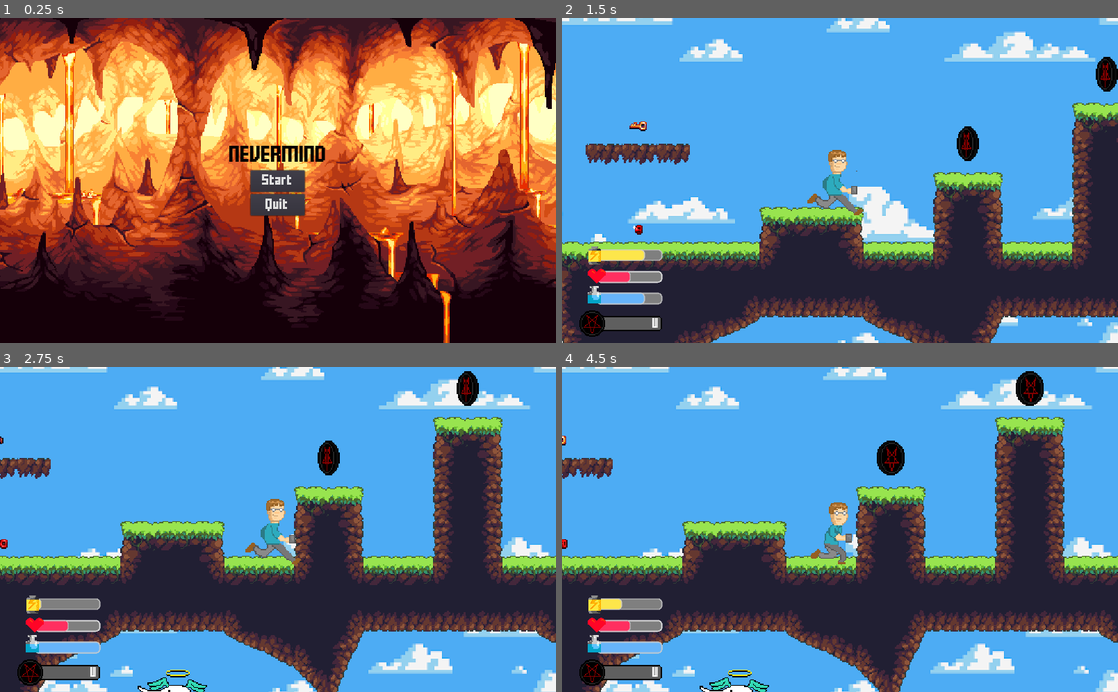
Above: before the commit, frames 1-4 (two rows, left to right).
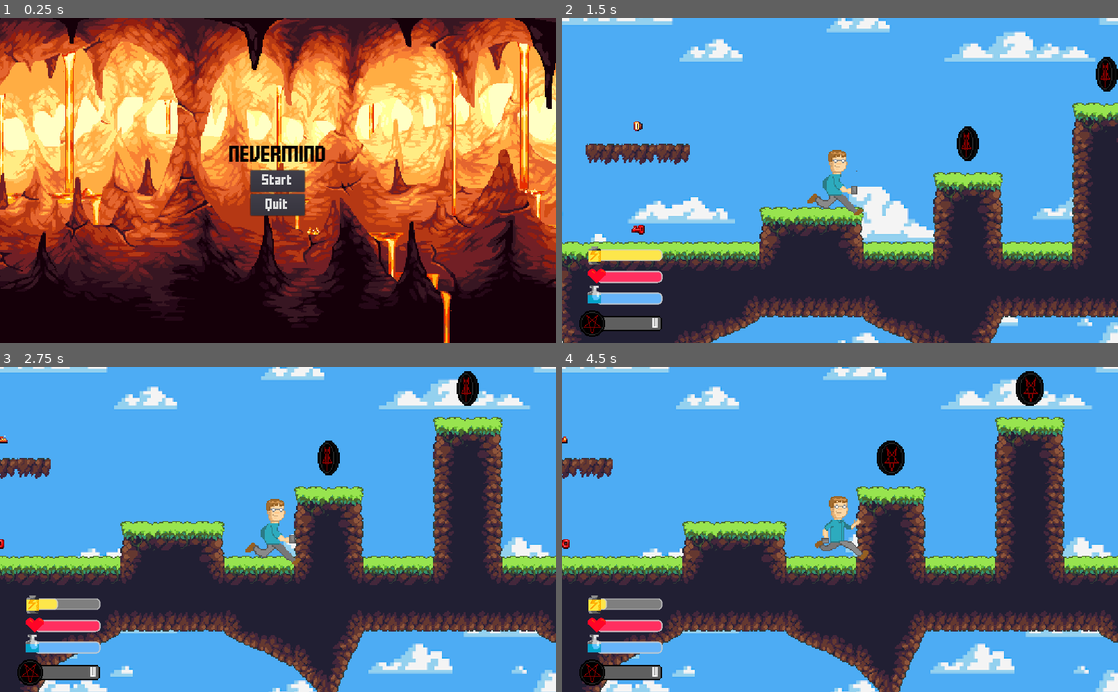
Above: after the commit, the same moments.

Repository: davida326/Nevermind
Game: Godot game, scene res://scenes/start_menu.tscn
Two runs of this game, one before a commit and one after it. Both use one fixed random seed, a clock stepped at 60 frames per second and the inputs below.
Inputs (mouse positions are in pixels of both pictures, inside the frame that each line leads up to):
- Up to frame 1 (0.25 s): no input
- Up to frame 2 (1.5 s): click "Start" at 0.5 s; move the mouse to (962, 164) at 1.27 s; hold D (ui_right) from 1.28 s (still down)
- Up to frame 3 (2.75 s): keep holding D (ui_right); tap Space (ui_accept) at 1.52, 2.27 s; move the mouse to (166, 545) at 2.02 s
- Up to frame 4 (4.5 s): move the mouse to (895, 458) at 2.77 s; release D (ui_right) at 2.78 s; hold A (ui_left) 2.78-3.53 s; move the mouse to (812, 594) at 3.52 s; hold D (ui_right) from 3.53 s (still down); tap Space (ui_accept) at 3.77 s; move the mouse to (1006, 578) at 4.27 s

The runs differ from the first frame. In frame 1, 1.5% of the frame differs, in the area x 0-100%, y 7-100%; in frame 2, 0.6%; in frame 3, 0.8%; in frame 4, 1.6%, in the area x 0-56%, y 21-100%.

Commit message:
Added red, blue and green door

Diff:
--- a/scenes/Health.tscn
+++ b/scenes/Health.tscn
@@ -41,7 +41,7 @@
 custom_styles/fg = SubResource( 1 )
 custom_styles/bg = SubResource( 2 )
 max_value = 12.0
-value = 6.0
+value = 12.0
 percent_visible = false
 __meta__ = {
 "_edit_use_anchors_": false
--- a/scenes/Magic.tscn
+++ b/scenes/Magic.tscn
@@ -41,7 +41,7 @@
 custom_styles/fg = SubResource( 1 )
 custom_styles/bg = SubResource( 2 )
 max_value = 12.0
-value = 6.0
+value = 12.0
 percent_visible = false
 __meta__ = {
 "_edit_use_anchors_": false
--- a/scenes/Stamina.tscn
+++ b/scenes/Stamina.tscn
@@ -41,7 +41,7 @@
 custom_styles/fg = SubResource( 1 )
 custom_styles/bg = SubResource( 2 )
 max_value = 12.0
-value = 6.0
+value = 12.0
 percent_visible = false
 __meta__ = {
 "_edit_use_anchors_": false
--- /dev/null
+++ b/scenes/b_door.tscn
@@ -0,0 +1,49 @@
+[gd_scene load_steps=9 format=2]
+
+[ext_resource path="res://textures/door/b_door_0.png" type="Texture" id=1]
+[ext_resource path="res://textures/door/b_door_1.png" type="Texture" id=2]
+[ext_resource path="res://textures/door/b_door_2.png" type="Texture" id=3]
+[ext_resource path="res://textures/door/b_door_4.png" type="Texture" id=4]
+[ext_resource path="res://textures/door/b_door_3.png" type="Texture" id=5]
+[ext_resource path="res://scripts/door.gd" type="Script" id=6]
+
+[sub_resource type="SpriteFrames" id=1]
+animations = [ {
+"frames": [ ExtResource( 1 ) ],
+"loop": false,
+"name": "idle",
+"speed": 5.0
+}, {
+"frames": [ ExtResource( 1 ), ExtResource( 2 ), ExtResource( 3 ), ExtResource( 5 ), ExtResource( 4 ) ],
+"loop": false,
+"name": "open",
+"speed": 6.0
+} ]
+
+[sub_resource type="RectangleShape2D" id=2]
+extents = Vector2( 10, 26 )
+
+[node name="b_door" type="Node2D"]
+script = ExtResource( 6 )
+
+[node name="Area2D" type="Area2D" parent="."]
+
+[node name="AnimatedSprite" type="AnimatedSprite" parent="Area2D"]
+position = Vector2( 16, 38 )
+frames = SubResource( 1 )
+animation = "idle"
+
+[node name="CollisionShape2D" type="CollisionShape2D" parent="Area2D"]
+position = Vector2( 16, 38 )
+shape = SubResource( 2 )
+
+[node name="Label" type="Label" parent="."]
+visible = false
+margin_right = 40.0
+margin_bottom = 14.0
+text = "yellow"
+__meta__ = {
+"_edit_use_anchors_": false
+}
+[connection signal="body_entered" from="Area2D" to="." method="_on_Area2D_body_entered"]
+[connection signal="body_exited" from="Area2D" to="." method="_on_Area2D_body_exited"]
--- a/scenes/b_key.tscn
+++ b/scenes/b_key.tscn
@@ -9,14 +9,6 @@
 [ext_resource path="res://textures/inventory/b_key6.png" type="Texture" id=7]
 [ext_resource path="res://textures/inventory/b_key5.png" type="Texture" id=8]
 [ext_resource path="res://scripts/key.gd" type="Script" id=9]
-
-
-
-
-
-
-
-
 
 [sub_resource type="SpriteFrames" id=1]
 animations = [ {
@@ -32,10 +24,11 @@
 script = ExtResource( 9 )
 
 [node name="Area2D" type="Area2D" parent="."]
+position = Vector2( 16, 16 )
 
 [node name="AnimatedSprite" type="AnimatedSprite" parent="Area2D"]
 frames = SubResource( 1 )
-frame = 2
+frame = 5
 playing = true
 
 [node name="CollisionShape2D" type="CollisionShape2D" parent="Area2D"]
--- a/scenes/enemy.tscn
+++ b/scenes/enemy.tscn
@@ -17,18 +17,14 @@
 [sub_resource type="RectangleShape2D" id=3]
 extents = Vector2( 8, 8 )
 
-[sub_resource type="RectangleShape2D" id=4]
-extents = Vector2( 17, 10 )
-
-[sub_resource type="ConvexPolygonShape2D" id=5]
-points = PoolVector2Array( 240, 44, 240, -44, 0, 0 )
+[sub_resource type="ConvexPolygonShape2D" id=4]
+points = PoolVector2Array( 112, 52, 304, 52, 304, -52, 112, -52, 0, 0 )
 
 [node name="enemy" type="Node2D"]
 
 [node name="enemy" type="KinematicBody2D" parent="."]
 position = Vector2( 16, 32 )
 collision_layer = 32
-collision_mask = 0
 script = ExtResource( 2 )
 
 [node name="AnimatedSprite" type="AnimatedSprite" parent="enemy"]
@@ -52,24 +48,19 @@
 [node name="CollisionShape2D" type="CollisionShape2D" parent="enemy/left"]
 shape = SubResource( 3 )
 
-[node name="wall" type="Area2D" parent="enemy"]
-
-[node name="CollisionShape2D" type="CollisionShape2D" parent="enemy/wall"]
-shape = SubResource( 4 )
-
 [node name="vision" type="Area2D" parent="enemy"]
 
 [node name="CollisionShape2D" type="CollisionShape2D" parent="enemy/vision"]
 position = Vector2( 0, -20 )
-shape = SubResource( 5 )
+shape = SubResource( 4 )
 
 [node name="Gun" type="Position2D" parent="enemy"]
+position = Vector2( 28, -4 )
 
 [node name="reload" type="Timer" parent="enemy"]
 one_shot = true
 [connection signal="body_exited" from="enemy/right" to="enemy" method="_on_right_body_exited"]
 [connection signal="body_exited" from="enemy/left" to="enemy" method="_on_left_body_exited"]
-[connection signal="body_entered" from="enemy/wall" to="enemy" method="_on_wall_body_entered"]
 [connection signal="body_entered" from="enemy/vision" to="enemy" method="_on_vision_body_entered"]
 [connection signal="body_exited" from="enemy/vision" to="enemy" method="_on_vision_body_exited"]
 [connection signal="timeout" from="enemy/reload" to="enemy" method="_on_reload_timeout"]
--- /dev/null
+++ b/scenes/g_door.tscn
@@ -0,0 +1,49 @@
+[gd_scene load_steps=9 format=2]
+
+[ext_resource path="res://textures/door/g_door_0.png" type="Texture" id=1]
+[ext_resource path="res://textures/door/g_door_1.png" type="Texture" id=2]
+[ext_resource path="res://textures/door/g_door_2.png" type="Texture" id=3]
+[ext_resource path="res://textures/door/g_door_3.png" type="Texture" id=4]
+[ext_resource path="res://textures/door/g_door_4.png" type="Texture" id=5]
+[ext_resource path="res://scripts/door.gd" type="Script" id=6]
+
+[sub_resource type="SpriteFrames" id=1]
+animations = [ {
+"frames": [ ExtResource( 1 ) ],
+"loop": false,
+"name": "idle",
+"speed": 5.0
+}, {
+"frames": [ ExtResource( 1 ), ExtResource( 2 ), ExtResource( 3 ), ExtResource( 4 ), ExtResource( 5 ) ],
+"loop": false,
+"name": "open",
+"speed": 6.0
+} ]
+
+[sub_resource type="RectangleShape2D" id=2]
+extents = Vector2( 10, 26 )
+
+[node name="g_door" type="Node2D"]
+script = ExtResource( 6 )
+
+[node name="Area2D" type="Area2D" parent="."]
+
+[node name="AnimatedSprite" type="AnimatedSprite" parent="Area2D"]
+position = Vector2( 16, 38 )
+frames = SubResource( 1 )
+animation = "idle"
+
+[node name="CollisionShape2D" type="CollisionShape2D" parent="Area2D"]
+position = Vector2( 16, 38 )
+shape = SubResource( 2 )
+
+[node name="Label" type="Label" parent="."]
+visible = false
+margin_right = 40.0
+margin_bottom = 14.0
+text = "green"
+__meta__ = {
+"_edit_use_anchors_": false
+}
+[connection signal="body_entered" from="Area2D" to="." method="_on_Area2D_body_entered"]
+[connection signal="body_exited" from="Area2D" to="." method="_on_Area2D_body_exited"]
--- a/scenes/g_key.tscn
+++ b/scenes/g_key.tscn
@@ -24,9 +24,11 @@
 script = ExtResource( 9 )
 
 [node name="Area2D" type="Area2D" parent="."]
+position = Vector2( 16, 16 )
 
 [node name="AnimatedSprite" type="AnimatedSprite" parent="Area2D"]
 frames = SubResource( 1 )
+frame = 7
 playing = true
 
 [node name="CollisionShape2D" type="CollisionShape2D" parent="Area2D"]
--- a/scenes/mug.tscn
+++ b/scenes/mug.tscn
@@ -25,5 +25,5 @@
 
 [node name="Lifetime" type="Timer" parent="."]
 one_shot = true
-[connection signal="body_shape_entered" from="Area2D" to="." method="_on_Area2D_body_shape_entered"]
+[connection signal="body_entered" from="Area2D" to="." method="_on_Area2D_body_entered"]
 [connection signal="timeout" from="Lifetime" to="." method="_on_Lifetime_timeout"]
--- /dev/null
+++ b/scenes/r_door.tscn
@@ -0,0 +1,49 @@
+[gd_scene load_steps=9 format=2]
+
+[ext_resource path="res://textures/door/r_door_1.png" type="Texture" id=1]
+[ext_resource path="res://textures/door/r_door_3.png" type="Texture" id=2]
+[ext_resource path="res://textures/door/r_door_2.png" type="Texture" id=3]
+[ext_resource path="res://textures/door/r_door_4.png" type="Texture" id=4]
+[ext_resource path="res://textures/door/r_door_0.png" type="Texture" id=5]
+[ext_resource path="res://scripts/door.gd" type="Script" id=6]
+
+[sub_resource type="SpriteFrames" id=1]
+animations = [ {
+"frames": [ ExtResource( 5 ) ],
+"loop": false,
+"name": "idle",
+"speed": 5.0
+}, {
+"frames": [ ExtResource( 5 ), ExtResource( 1 ), ExtResource( 3 ), ExtResource( 2 ), ExtResource( 4 ) ],
+"loop": false,
+"name": "open",
+"speed": 6.0
+} ]
+
+[sub_resource type="RectangleShape2D" id=2]
+extents = Vector2( 10, 26 )
+
+[node name="r_door" type="Node2D"]
+script = ExtResource( 6 )
+
+[node name="Area2D" type="Area2D" parent="."]
+
+[node name="AnimatedSprite" type="AnimatedSprite" parent="Area2D"]
+position = Vector2( 16, 38 )
+frames = SubResource( 1 )
+animation = "idle"
+
+[node name="CollisionShape2D" type="CollisionShape2D" parent="Area2D"]
+position = Vector2( 16, 38 )
+shape = SubResource( 2 )
+
+[node name="Label" type="Label" parent="."]
+visible = false
+margin_right = 40.0
+margin_bottom = 14.0
+text = "yellow"
+__meta__ = {
+"_edit_use_anchors_": false
+}
+[connection signal="body_entered" from="Area2D" to="." method="_on_Area2D_body_entered"]
+[connection signal="body_exited" from="Area2D" to="." method="_on_Area2D_body_exited"]
--- a/scenes/r_key.tscn
+++ b/scenes/r_key.tscn
@@ -9,14 +9,6 @@
 [ext_resource path="res://textures/inventory/r_key_4.png" type="Texture" id=7]
 [ext_resource path="res://textures/inventory/r_key_1.png" type="Texture" id=8]
 [ext_resource path="res://scripts/key.gd" type="Script" id=9]
-
-
-
-
-
-
-
-
 
 [sub_resource type="SpriteFrames" id=1]
 animations = [ {
@@ -32,10 +24,11 @@
 script = ExtResource( 9 )
 
 [node name="Area2D" type="Area2D" parent="."]
+position = Vector2( 16, 16 )
 
 [node name="AnimatedSprite" type="AnimatedSprite" parent="Area2D"]
 frames = SubResource( 1 )
-frame = 2
+frame = 1
 playing = true
 
 [node name="CollisionShape2D" type="CollisionShape2D" parent="Area2D"]
--- a/scenes/start_menu.tscn
+++ b/scenes/start_menu.tscn
@@ -95,7 +95,7 @@
 position = Vector2( -316, 0 )
 scale = Vector2( 2, 2 )
 frames = SubResource( 4 )
-frame = 5
+frame = 2
 playing = true
 centered = false
 [connection signal="pressed" from="CenterContainer/VBoxContainer/CenterContainer/Start" to="." method="_on_Start_pressed"]
--- a/scenes/world.tscn
+++ b/scenes/world.tscn
@@ -4,7 +4,6 @@
 [ext_resource path="res://scenes/programmer.tscn" type="PackedScene" id=2]
 [ext_resource path="res://scenes/f_block.tscn" type="PackedScene" id=3]
 [ext_resource path="res://scenes/coin.tscn" type="PackedScene" id=4]
-[ext_resource path="res://scenes/Berd.tscn" type="PackedScene" id=5]
 [ext_resource path="res://scenes/y_key.tscn" type="PackedScene" id=6]
 [ext_resource path="res://scenes/r_key.tscn" type="PackedScene" id=7]
 [ext_resource path="res://scenes/b_key.tscn" type="PackedScene" id=8]
@@ -12,8 +11,9 @@
 [ext_resource path="res://scenes/y_chest.tscn" type="PackedScene" id=10]
 [ext_resource path="res://scenes/r_chest.tscn" type="PackedScene" id=11]
 [ext_resource path="res://scenes/b_chest.tscn" type="PackedScene" id=12]
-[ext_resource path="res://scenes/door.tscn" type="PackedScene" id=13]
+[ext_resource path="res://scenes/y_door.tscn" type="PackedScene" id=13]
 [ext_resource path="res://scenes/enemy.tscn" type="PackedScene" id=14]
+[ext_resource path="res://scenes/g_door.tscn" type="PackedScene" id=15]
 
 [node name="world" type="Node"]
 
@@ -27,11 +27,12 @@
 "_edit_lock_": true
 }
 
+[node name="programmer" parent="." instance=ExtResource( 2 )]
+position = Vector2( 672, 192 )
+z_index = 4
+
 [node name="f_block" parent="." instance=ExtResource( 3 )]
 position = Vector2( 16, -272 )
-
-[node name="Berd" parent="." instance=ExtResource( 5 )]
-position = Vector2( 688, 416 )
 
 [node name="coin" parent="." instance=ExtResource( 4 )]
 position = Vector2( 832, 192 )
@@ -40,26 +41,22 @@
 position = Vector2( 960, 128 )
 
 [node name="coin3" parent="." instance=ExtResource( 4 )]
-position = Vector2( 1136, 64 )
+position = Vector2( 1184, 64 )
 
 [node name="coin4" parent="." instance=ExtResource( 4 )]
-position = Vector2( 528, -256 )
+position = Vector2( 544, -256 )
 
 [node name="y_key" parent="." instance=ExtResource( 6 )]
-position = Vector2( 528, 176 )
+position = Vector2( 512, 160 )
 
 [node name="r_key" parent="." instance=ExtResource( 7 )]
-position = Vector2( 528, 272 )
+position = Vector2( 512, 256 )
 
 [node name="g_key" parent="." instance=ExtResource( 9 )]
-position = Vector2( 1168, 272 )
+position = Vector2( 1152, 256 )
 
 [node name="b_key" parent="." instance=ExtResource( 8 )]
-position = Vector2( -80, -496 )
-
-[node name="programmer" parent="." instance=ExtResource( 2 )]
-position = Vector2( 672, 192 )
-z_index = 4
+position = Vector2( -96, -512 )
 
 [node name="y_chest" parent="." instance=ExtResource( 10 )]
 position = Vector2( 384, 448 )
@@ -70,17 +67,29 @@
 [node name="b_chest" parent="." instance=ExtResource( 12 )]
 position = Vector2( 1280, 480 )
 
-[node name="door" parent="." instance=ExtResource( 13 )]
+[node name="enemy" parent="." instance=ExtResource( 14 )]
+position = Vector2( 1248, 224 )
+
+[node name="y_door" parent="." instance=ExtResource( 13 )]
 position = Vector2( 800, 512 )
 
-[node name="Position2D" type="Position2D" parent="door"]
+[node name="Position2D" type="Position2D" parent="y_door"]
 position = Vector2( -640, -704 )
 
-[node name="door2" parent="." instance=ExtResource( 13 )]
+[node name="y_door2" parent="." instance=ExtResource( 13 )]
 position = Vector2( 160, -192 )
 
-[node name="Position2D" type="Position2D" parent="door2"]
+[node name="Position2D" type="Position2D" parent="y_door2"]
 position = Vector2( 640, 704 )
 
-[node name="enemy" parent="." instance=ExtResource( 14 )]
-position = Vector2( 16, 160 )
+[node name="g_door" parent="." instance=ExtResource( 15 )]
+position = Vector2( 1376, 480 )
+
+[node name="Position2D" type="Position2D" parent="g_door"]
+position = Vector2( -1376, -1312 )
+
+[node name="g_door2" parent="." instance=ExtResource( 15 )]
+position = Vector2( 0, -832 )
+
+[node name="Position2D" type="Position2D" parent="g_door2"]
+position = Vector2( 1376, 1312 )
--- a/scenes/door.tscn
+++ b/scenes/y_door.tscn
@@ -3,7 +3,7 @@
 [ext_resource path="res://textures/door/door_0.png" type="Texture" id=1]
 [ext_resource path="res://textures/door/door_3.png" type="Texture" id=2]
 [ext_resource path="res://textures/door/door_2.png" type="Texture" id=3]
-[ext_resource path="res://textures/door/door_5.png" type="Texture" id=4]
+[ext_resource path="res://textures/door/door_4.png" type="Texture" id=4]
 [ext_resource path="res://textures/door/door_1.png" type="Texture" id=5]
 [ext_resource path="res://scripts/door.gd" type="Script" id=6]
 
@@ -23,7 +23,7 @@
 [sub_resource type="RectangleShape2D" id=2]
 extents = Vector2( 10, 26 )
 
-[node name="door" type="Node2D"]
+[node name="y_door" type="Node2D"]
 script = ExtResource( 6 )
 
 [node name="Area2D" type="Area2D" parent="."]
--- a/scenes/y_key.tscn
+++ b/scenes/y_key.tscn
@@ -9,14 +9,6 @@
 [ext_resource path="res://textures/inventory/y_key_2.png" type="Texture" id=7]
 [ext_resource path="res://textures/inventory/y_key_5.png" type="Texture" id=8]
 [ext_resource path="res://scripts/key.gd" type="Script" id=9]
-
-
-
-
-
-
-
-
 
 [sub_resource type="SpriteFrames" id=1]
 animations = [ {
@@ -32,9 +24,11 @@
 script = ExtResource( 9 )
 
 [node name="Area2D" type="Area2D" parent="."]
+position = Vector2( 16, 16 )
 
 [node name="AnimatedSprite" type="AnimatedSprite" parent="Area2D"]
 frames = SubResource( 1 )
+frame = 6
 playing = true
 
 [node name="CollisionShape2D" type="CollisionShape2D" parent="Area2D"]
--- a/scripts/bullet.gd
+++ b/scripts/bullet.gd
@@ -3,6 +3,7 @@
 var speed = 800
 
 func _ready():
+	randomize()
 	global_position = get_parent().get_node("enemy").get_node("Gun").global_position
 	apply_impulse(Vector2(), Vector2(speed, 0).rotated(rotation))
 	$Lifetime.start()
@@ -12,5 +13,6 @@
 
 func _on_Area2D_body_entered(body):
 	if body.get_name() == "programmer":
-		body.damage(1)
+		var dmg = floor(rand_range(2, 4))
+		body.damage(dmg)
 		queue_free()
--- a/scripts/enemy.gd
+++ b/scripts/enemy.gd
@@ -1,6 +1,7 @@
 extends KinematicBody2D
 
 const UP = Vector2(0, -1)
+const GRAVITY = 20
 const BULLET = preload("res://scenes/bullet.tscn")
 
 var motion = Vector2(100, 0)
@@ -8,26 +9,41 @@
 var gun_ready = true
 var stop = false
 var player = null
+var health = 8
+
+func damage(value):
+	health -= value
+	if health <= 0:
+		queue_free()
 
 func fire(body):
-	var bullet = BULLET.instance()
-	get_parent().call_deferred("add_child", bullet)
-	bullet.global_rotation = get_angle_to(body.global_position)
-	gun_ready = false
-	$reload.start()
+	if gun_ready:
+		var bullet = BULLET.instance()
+		get_parent().call_deferred("add_child", bullet)
+		bullet.global_rotation = get_angle_to(body.global_position)
+		gun_ready = false
+		$reload.start()
 
 func turn():
 	facing = not facing
-	motion.x = -motion.x
+	motion.x *= -1
+	$Gun.position.x *= -1
 	$vision/CollisionShape2D.rotation_degrees += 180
 	$AnimatedSprite.flip_h = not $AnimatedSprite.flip_h
 
 # warning-ignore:unused_argument
 func _physics_process(delta):
-	if not stop:
-		motion = move_and_slide(motion, UP)
-	elif gun_ready:
+	motion.y += GRAVITY
+	if stop:
+		motion.x = 0
 		fire(player)
+	elif $AnimatedSprite.flip_h:
+		motion.x = -100
+	else:
+		motion.x = 100
+	motion = move_and_slide(motion, UP)
+	if is_on_wall():
+		turn()
 
 #don't fall down
 func _on_right_body_exited(body):
@@ -41,11 +57,6 @@
 		if facing:
 			turn()
 
-#wall turn back
-func _on_wall_body_entered(body):
-	if body.get_name() == "TileMap":
-		turn()
-
 func _on_reload_timeout():
 	gun_ready = true
 
--- a/scripts/mug.gd
+++ b/scripts/mug.gd
@@ -1,23 +1,22 @@
 extends RigidBody2D
 
 var speed = 400
-var collision = 0
 
 func _ready():
+	randomize()
 	apply_impulse(Vector2(), Vector2(speed, 0).rotated(rotation))
 	$Lifetime.start()
 
 # warning-ignore:unused_argument
-# warning-ignore:unused_argument
-# warning-ignore:unused_argument
-# warning-ignore:unused_argument
-func _on_Area2D_body_shape_entered(body_id, body, body_shape, area_shape):
-	collision += 1
-
-# warning-ignore:unused_argument
 func _physics_process(delta):
-	if collision > 2:
-		get_tree().queue_delete(self)
+	pass
 
 func _on_Lifetime_timeout():
-	get_tree().queue_delete(self)
+	queue_free()
+
+
+func _on_Area2D_body_entered(body):
+	if body.get_name() == "enemy":
+		var dmg = floor(rand_range(1, 3))
+		body.damage(dmg)
+		queue_free()
--- a/scripts/programmer.gd
+++ b/scripts/programmer.gd
@@ -40,6 +40,9 @@
 
 func damage(value):
 	$Camera2D/Health/ProgressBar.value -= value
+	if $Camera2D/Health/ProgressBar.value <= 0:
+# warning-ignore:return_value_discarded
+		get_tree().change_scene("res://scenes/start_menu.tscn")
 
 # warning-ignore:unused_argument
 func _physics_process(delta):
Not shown: 1 places in scenes/enemy.tscn that only renumber resources
Binary file added: textures/door/b_door_0.png
Not shown, added: textures/door/b_door_0.png.import
Binary file added: textures/door/b_door_1.png
Not shown, added: textures/door/b_door_1.png.import
Binary file added: textures/door/b_door_2.png
Not shown, added: textures/door/b_door_2.png.import
Binary file added: textures/door/b_door_3.png
Not shown, added: textures/door/b_door_3.png.import
Binary file added: textures/door/b_door_4.png
Not shown, added: textures/door/b_door_4.png.import
Renamed: textures/door/door_5.png -> textures/door/door_4.png
(and 21 more such lines)
